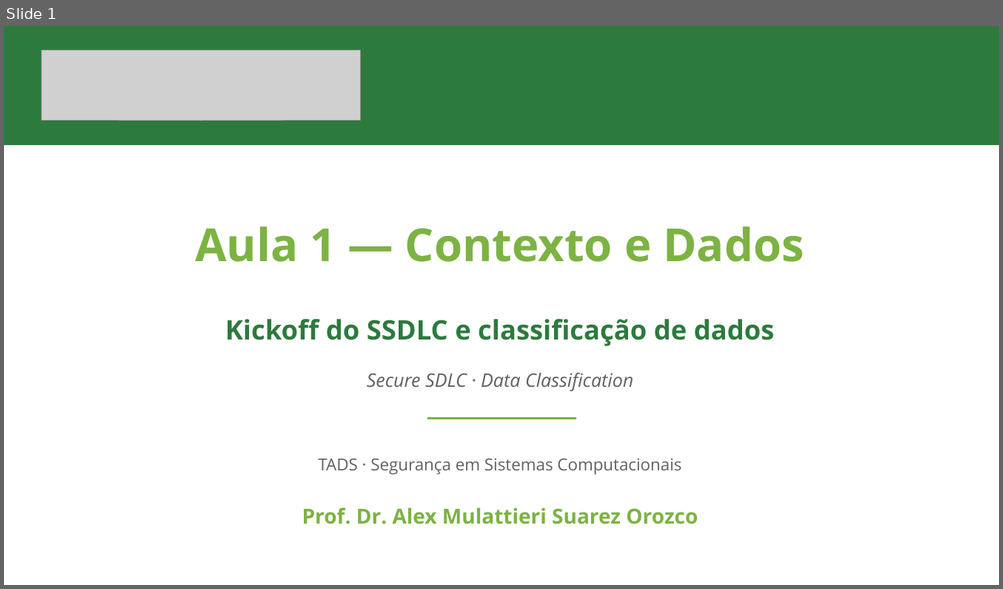
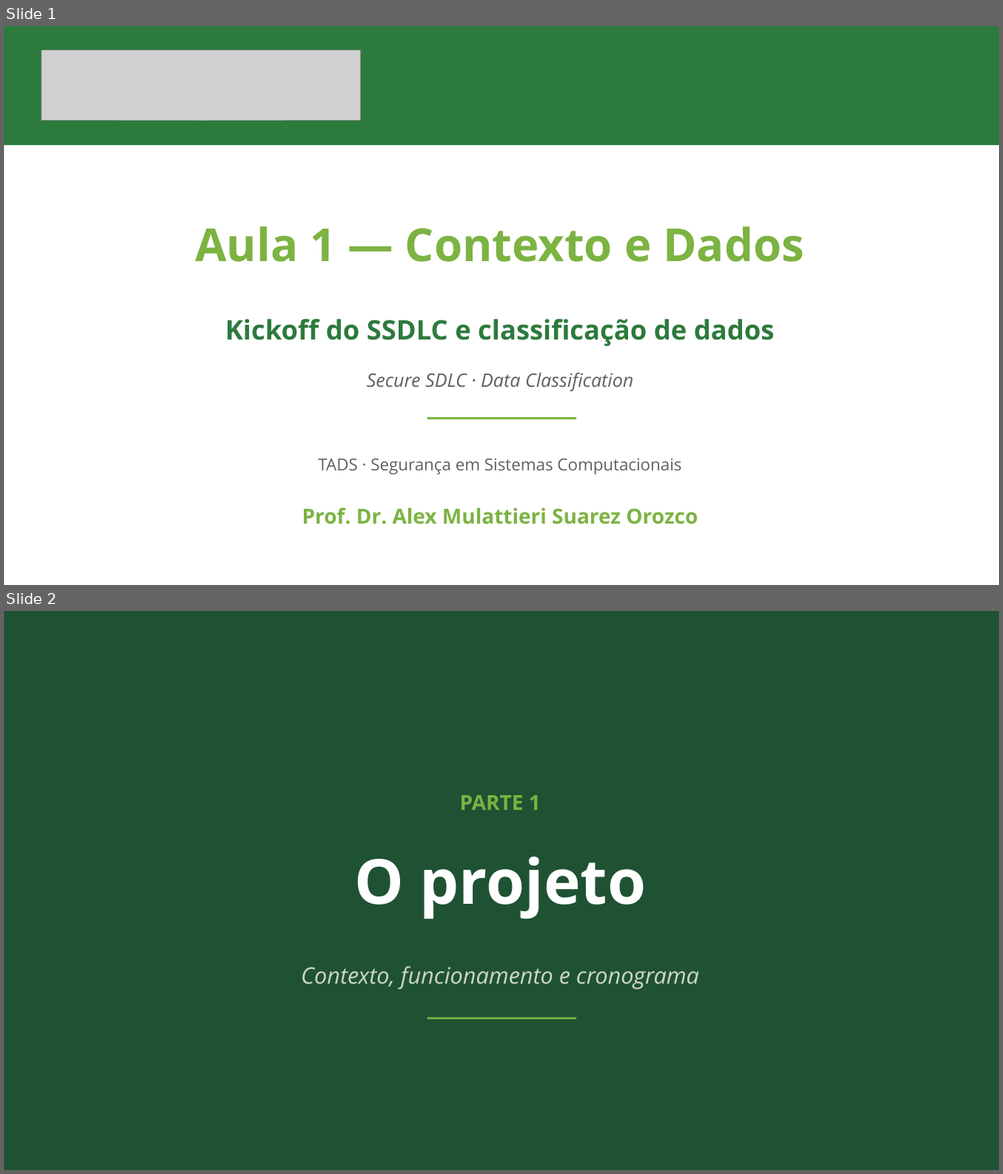
Before and after one commit to ads-sapucaia-ssc/SSC, a slide deck: aulas/aula-01-contexto-e-dados.pptx. Shown one above the other, each under a label of ours: slide 1 before the commit, slides 1 and 2 after it. The pictures are 1003x589 and 1003x1174 pixels, drawn with LibreOffice and Linux fonts; fonts in the diff are those of the drawing; grey boxes stand for pictures. Boxes give left, top, right and bottom in pixels: in the first picture for what was removed or moved away, otherwise in the second. Text is boxed around its words. In the diff, an @@ line names an element or a change of style, - is before the commit and + after.

Commit message:
Aula 1 (Fase 0): adiciona abertura da disciplina - contexto do projeto, funcionamento, cronograma das 8 fases e relacao de assuntos; espelha na apostila (docs/12)

```diff
--- a/aulas/aula-01-contexto-e-dados.pptx
+++ b/aulas/aula-01-contexto-e-dados.pptx
@@ slide 2 added at [4, 611, 999, 1170], background #FFFFFF @@
@@ rectangle added at [4, 611, 999, 1170], fill #1F5232 @@
@@ text added at [460, 795, 540, 810], 20 pt, text #7CB342, bold @@
+PARTE 1
@@ text added at [354, 857, 646, 920], 60 pt, text #FFFFFF, bold @@
+O projeto
@@ text added at [301, 966, 699, 990], 22 pt, text #CCD7C0, italic @@
+Contexto, funcionamento e cronograma
@@ rectangle added at [427, 1017, 576, 1020], fill #7CB342 @@
```
Also in this commit, not shown: 9 slides changed, 5 other slides added, 11 other files.
